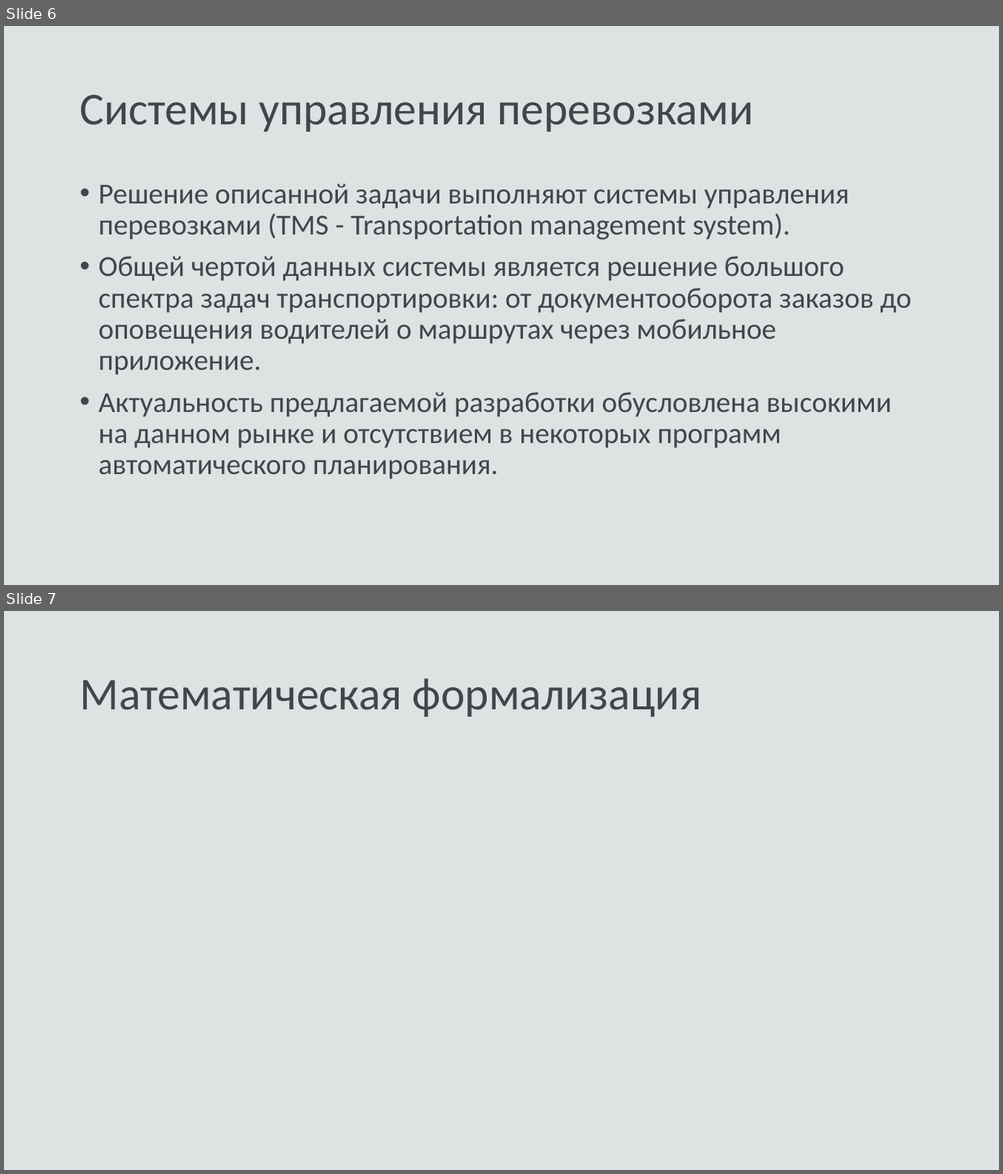
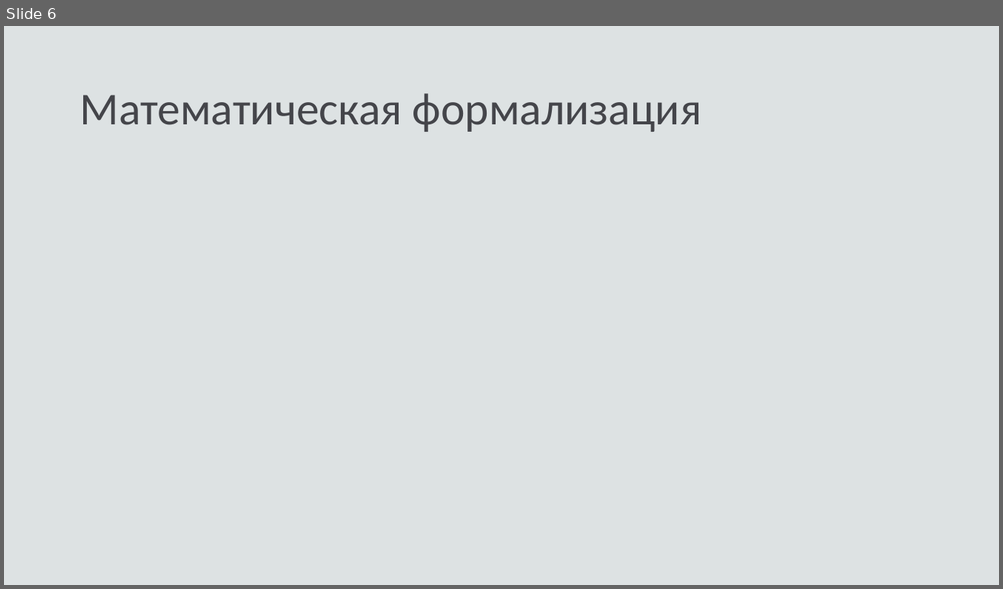
Before and after one commit to fairay/BachelorDiploma, a slide deck: presentation.pptx. Shown one above the other, each under a label of ours: slides 6 and 7 before the commit, slide 6 after it. The pictures are 1003x1174 and 1003x589 pixels, drawn with LibreOffice and Linux fonts; fonts in the diff are those of the drawing; grey boxes stand for pictures. Boxes give left, top, right and bottom in pixels: in the first picture for what was removed or moved away, otherwise in the second. Text is boxed around its words. In the diff, an @@ line names an element or a change of style, - is before the commit and + after.

```diff
--- a/presentation.pptx
+++ b/presentation.pptx
@@ slide 6 removed at [4, 26, 999, 585], background #DDE2E3 @@
@@ title removed at [79, 95, 754, 132] @@
-Системы управления перевозками
@@ text removed at [99, 184, 911, 480] @@
-• Решение описанной задачи выполняют системы управления перевозками (TMS - Transportation management system).
-• Общей чертой данных системы является решение большого спектра задач транспортировки: от документооборота заказов до оповещения водителей о маршрутах через мобильное приложение.
-• Актуальность предлагаемой разработки обусловлена высокими на данном рынке и отсутствием в некоторых программ автоматического планирования.
@@ what was slide 7 is now slide 6 @@
```
Also in this commit, not shown: 5 slides changed, 2 slides added, 1 other slide removed, 8 other files.
